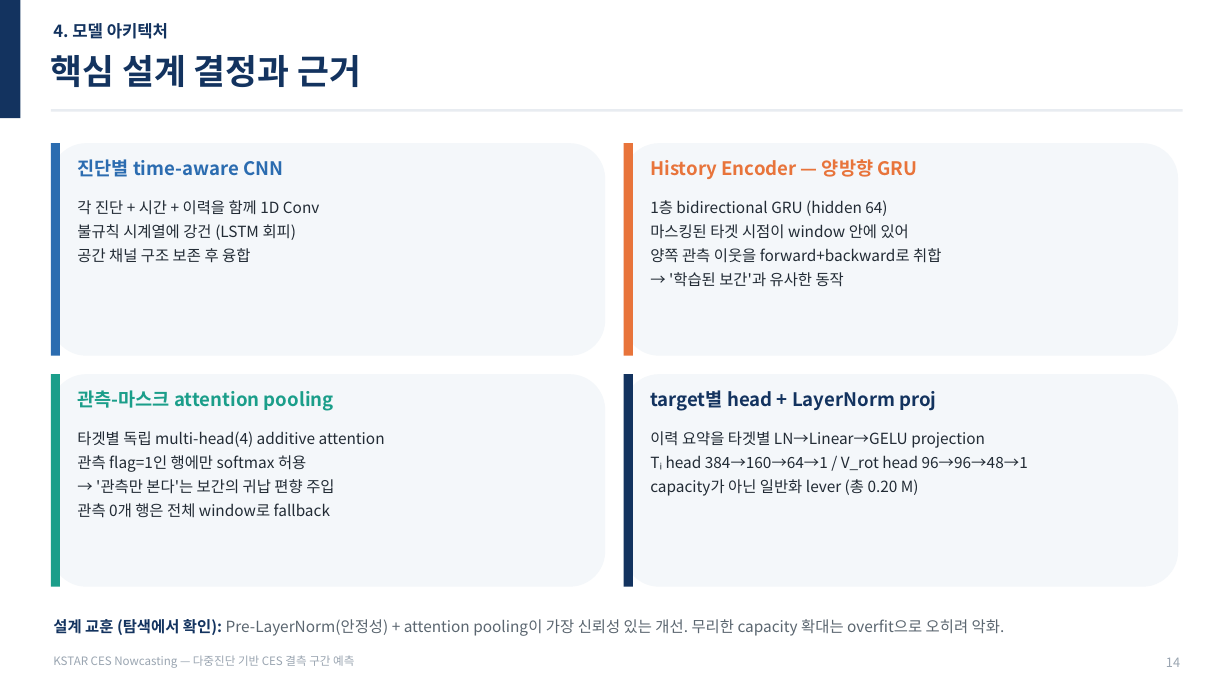
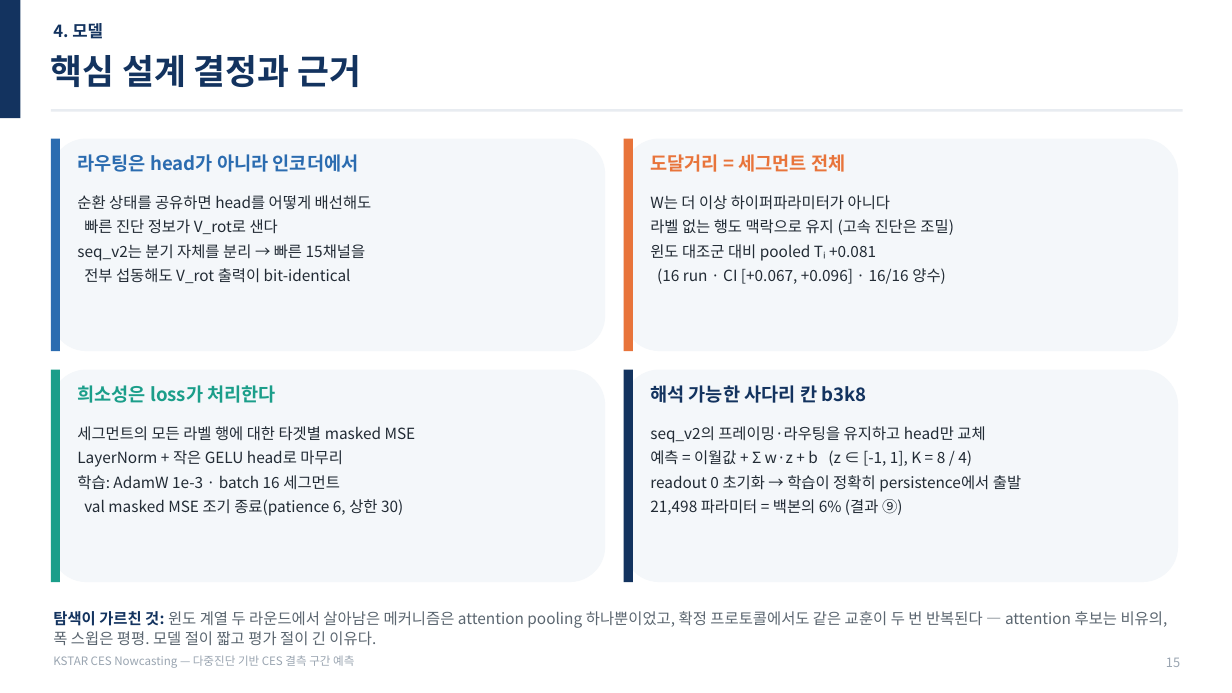
Before and after one commit to iseungsang01/ml-intern-revision, a slide deck: slide 20 of docs/presentation/KSTAR_CES_발표자료.pptx (slide 19 before the commit). Drawn at 1232x693 pixels with LibreOffice and Linux fonts; fonts in the diff are those of the drawing. Boxes give left, top, right and bottom in pixels: in the first picture for what was removed or moved away, otherwise in the second. Text is boxed around its words. In the diff, an @@ line names an element or a change of style, - is before the commit and + after.

Commit message:
Rebuild all four presentation decks on the confirmed protocol (§8ab): seq_v2 main model, W=2 window control, two co-primary populations, B.1 gate, campaign-split survival, ladder+scaling, new defense Q&A; FIT/preview warnings 0; README updated

```diff
--- a/docs/presentation/KSTAR_CES_발표자료.pptx
+++ b/docs/presentation/KSTAR_CES_발표자료.pptx
@@ text at (x1=53, y1=23, x2=103, y2=39): text changed @@
-4. 모델 아키텍처
+4. 모델
@@ text at (x1=77, y1=154, x2=359, y2=172): text changed @@
-진단별 time-aware CNN
+라우팅은 head가 아니라 인코더에서
@@ text at (x1=650, y1=154, x2=845, y2=172): text changed @@
-History Encoder — 양방향 GRU
+도달거리 = 세그먼트 전체
@@ text at (x1=77, y1=195, x2=372, y2=283): text changed @@
-각 진단 + 시간 + 이력을 함께 1D Conv
-불규칙 시계열에 강건 (LSTM 회피)
-공간 채널 구조 보존 후 융합
+순환 상태를 공유하면 head를 어떻게 배선해도
+빠른 진단 정보가 V_rot로 샌다
+seq_v2는 분기 자체를 분리 → 빠른 15채널을
+전부 섭동해도 V_rot 출력이 bit-identical
@@ text at (x1=650, y1=195, x2=954, y2=284): text changed @@
-1층 bidirectional GRU (hidden 64)
-마스킹된 타겟 시점이 window 안에 있어
-양쪽 관측 이웃을 forward+backward로 취합
-→ '학습된 보간'과 유사한 동작
+W는 더 이상 하이퍼파라미터가 아니다
+라벨 없는 행도 맥락으로 유지 (고속 진단은 조밀)
+윈도 대조군 대비 pooled Tᵢ +0.081
+(16 run · CI [+0.067, +0.096] · 16/16 양수)
@@ text at (x1=77, y1=385, x2=276, y2=403): text changed @@
-관측-마스크 attention pooling
+희소성은 loss가 처리한다
@@ 4 rounded rectangles, 4 rectangles moved together from (x1=51, y1=143, x2=1178, y2=587) to (x1=51, y1=139, x2=1178, y2=582) @@
@@ text at (x1=650, y1=385, x2=866, y2=403): text changed @@
-target별 head + LayerNorm proj
+해석 가능한 사다리 칸 b3k8
@@ text at (x1=77, y1=426, x2=416, y2=516): text changed @@
-타겟별 독립 multi-head(4) additive attention
-관측 flag=1인 행에만 softmax 허용
-→ '관측만 본다'는 보간의 귀납 편향 주입
-관측 0개 행은 전체 window로 fallback
+세그먼트의 모든 라벨 행에 대한 타겟별 masked MSE
+LayerNorm + 작은 GELU head로 마무리
+학습: AdamW 1e-3 · batch 16 세그먼트
+val masked MSE 조기 종료(patience 6, 상한 30)
@@ text at (x1=650, y1=426, x2=1021, y2=515): text changed @@
-이력 요약을 타겟별 LN→Linear→GELU projection
-Tᵢ head 384→160→64→1 / V_rot head 96→96→48→1
-capacity가 아닌 일반화 lever (총 0.20 M)
+seq_v2의 프레이밍·라우팅을 유지하고 head만 교체
+예측 = 이월값 + Σ w·z + b (z ∈ [-1, 1], K = 8 / 4)
+readout 0 초기화 → 학습이 정확히 persistence에서 출발
+21,498 파라미터 = 백본의 6% (결과 ⑨)
@@ text at (x1=53, y1=611, x2=1168, y2=645): text changed @@
-설계 교훈 (탐색에서 확인): Pre-LayerNorm(안정성) + attention pooling이 가장 신뢰성 있는 개선. 무리한 capacity 확대는 overfit으로 오히려 악화.
+탐색이 가르친 것: 윈도 계열 두 라운드에서 살아남은 메커니즘은 attention pooling 하나뿐이었고, 확정 프로토콜에서도 같은 교훈이 두 번 반복된다 — attention 후보는 비유의, 폭 스윕은 평평. 모델 절이 짧고 평가 절이 긴 이유다.
@@ text at (x1=1166, y1=657, x2=1180, y2=667): text changed @@
-14
+15
```
Also in this commit, not shown: 27 other slides changed, 17 slides added, 12 slides removed, 9 other files.
